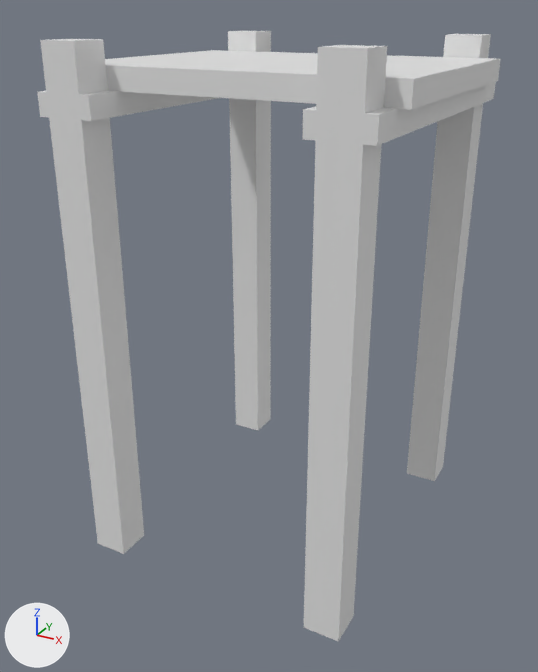
An edit to the FBX model Assets/Features/Environments/Props/Dock/Dock.fbx, drawn before and after from the same camera.
Both versions are drawn from a camera (50 mm lens) standing at (2.06, -3.96, 0.39) and looking at (-0.05, -0.13, -1.52). The axes (+X, +Y, +Z) are drawn at lower left. The lights are the same throughout. The older version comes first. Where no turn or scale is listed for an object, it has been applied to the vertices.

Objects in the first picture: 'piling', 'piling_1', 'piling_2', 'piling_3', 'platform', 'platform_1', 'platform_2', 'platform_3', 'platform_4'.
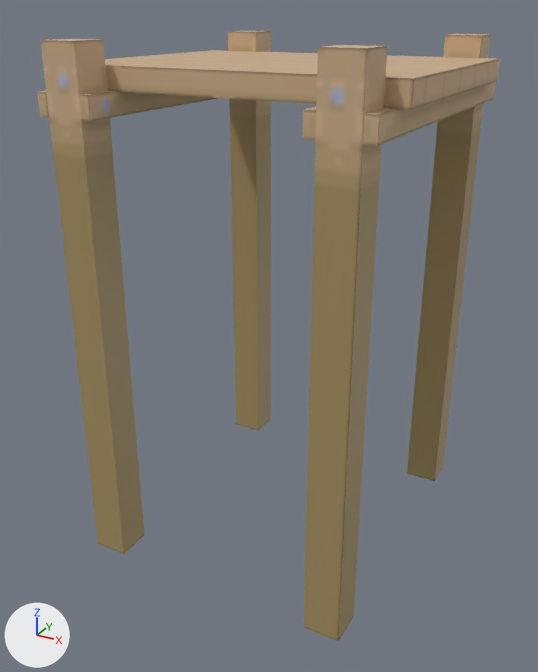
Commit message: Dock done

What changed in the scene script:
```text
Change me_platform_4:
    where me_platform_4.from_pydata(...)  # 8 vertices, 6 faces; spans x 0.88..0.94, y -1.0..1.0, z 0.13..0.25
    add me_platform_4.materials.append(mat_dock_png)  # picture img_dock_png
Change me_platform_2:
    where me_platform_2.from_pydata(...)  # 8 vertices, 6 faces; spans x 0.88..0.94, y -1.0..1.0, z 0.13..0.25
    add me_platform_2.materials.append(mat_dock_png)  # picture img_dock_png
Change me_piling_1:
    where me_piling_1.from_pydata(...)  # 8 vertices, 6 faces; spans x 0.84..1.06, y 0.78..1.0, z -2.5..0.62
    add me_piling_1.materials.append(mat_dock_png)  # picture img_dock_png
Change me_piling:
    where me_piling.from_pydata(...)  # 8 vertices, 6 faces; spans x 0.78..1.0, y 0.78..1.0, z -2.5..0.62
    me_piling part 1: texture (UV) coordinates of 6 of 6 faces, centred in x 0.78..1.0, y 0.78..1.0, z -2.5..0.62, changed; they spanned u -4.19..-2.44, v -5.38..1.31 and now span u 0.0..0.05, v 0.42..0.63
    add me_piling.materials.append(mat_dock_png)  # picture img_dock_png
Change me_platform:
    where me_platform.from_pydata(...)  # 8 vertices, 6 faces; spans x -1.0..1.0, y -0.78..0.78, z 0.12..0.25
    me_platform part 5: texture (UV) coordinates of 6 of 6 faces, centred in x -1.0..1.0, y -0.78..0.78, z 0.12..0.25, changed; they spanned u -6.88..7.38, v 0.62..4.0 and now span u 0.0..0.45, v 0.89..1.0
    add me_platform.materials.append(mat_dock_png)  # picture img_dock_png
Change me_piling_3:
    where me_piling_3.from_pydata(...)  # 8 vertices, 6 faces; spans x 0.78..1.0, y 0.84..1.06, z -2.5..0.62
    me_piling_3 part 4: texture (UV) coordinates of 6 of 6 faces, centred in x 0.78..1.0, y 0.84..1.06, z -2.5..0.62, changed; they spanned u -4.19..-2.44, v -5.38..1.31 and now span u 0.16..0.22, v 0.42..0.63
    add me_piling_3.materials.append(mat_dock_png)  # picture img_dock_png
Change me_platform_1:
    where me_platform_1.from_pydata(...)  # 8 vertices, 6 faces; spans x 0.88..0.94, y -1.0..1.0, z 0.13..0.25
    me_platform_1 part 2: texture (UV) coordinates of 6 of 6 faces, centred in x 0.88..0.94, y -1.0..1.0, z 0.13..0.25, changed; they spanned u -7.62..0.62, v 0.62..4.88 and now span u 0.0..0.26, v 0.76..0.89
    add me_platform_1.materials.append(mat_dock_png)  # picture img_dock_png
Change me_piling_2:
    where me_piling_2.from_pydata(...)  # 8 vertices, 6 faces; spans x 0.84..1.06, y 0.84..1.06, z -2.5..0.62
    me_piling_2 part 6: texture (UV) coordinates of 6 of 6 faces, centred in x 0.84..1.06, y 0.84..1.06, z -2.5..0.62, changed; they spanned u -4.31..-2.56, v -5.38..1.31 and now span u 0.11..0.16, v 0.42..0.63
    add me_piling_2.materials.append(mat_dock_png)  # picture img_dock_png
Change me_platform_3:
    where me_platform_3.from_pydata(...)  # 8 vertices, 6 faces; spans x 0.88..0.94, y -1.0..1.0, z 0.13..0.25
    me_platform_3 part 3: texture (UV) coordinates of 6 of 6 faces, centred in x 0.88..0.94, y -1.0..1.0, z 0.13..0.25, changed; they spanned u -7.62..0.62, v 0.62..4.88 and now span u 0.26..0.52, v 0.76..0.89
    add me_platform_3.materials.append(mat_dock_png)  # picture img_dock_png
```

Pixel boxes (x1, y1, x2, y2) of what changed, in the pictures (538 x 672 px):
'piling_3', recoloured, surface changed (white to brown)
    both: (304, 45, 387, 641)
'piling_2', recoloured, surface changed (white to brown)
    both: (40, 39, 144, 554)
'piling', recoloured, surface changed (white to brown)
    both: (407, 34, 491, 481)
'platform', recoloured, surface changed (white to beige)
    both: (105, 50, 501, 110)
'piling_1', recoloured (white to brown)
    both: (228, 31, 271, 430)
'platform_1', recoloured, surface changed (white to brown)
    both: (363, 82, 496, 146)
'platform_3', recoloured, surface changed (white to brown)
    both: (79, 91, 217, 121)
'platform_2', recoloured (white to brown)
    both: (303, 106, 316, 141)
'platform_4', recoloured (white to brown)
    both: (37, 91, 49, 118)
